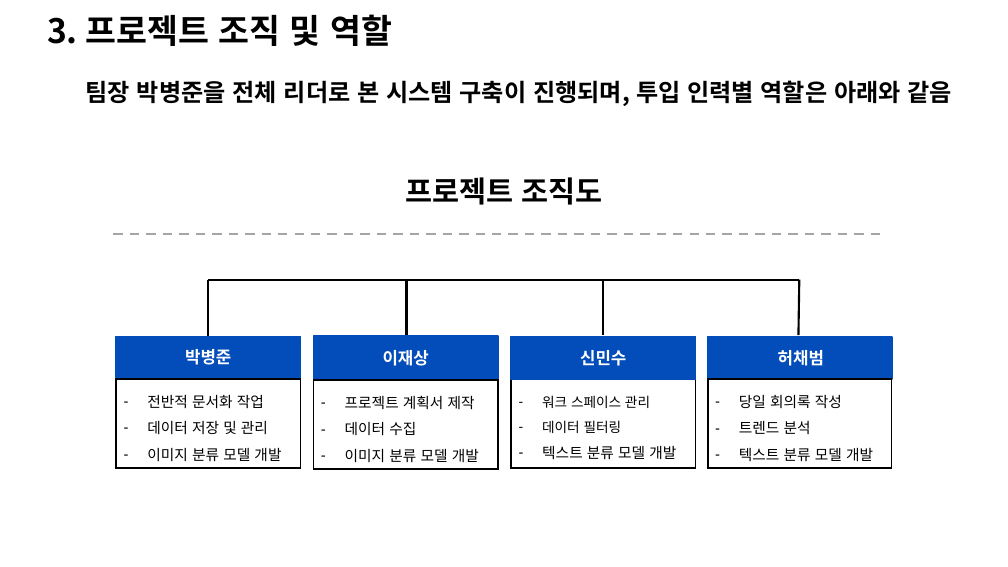
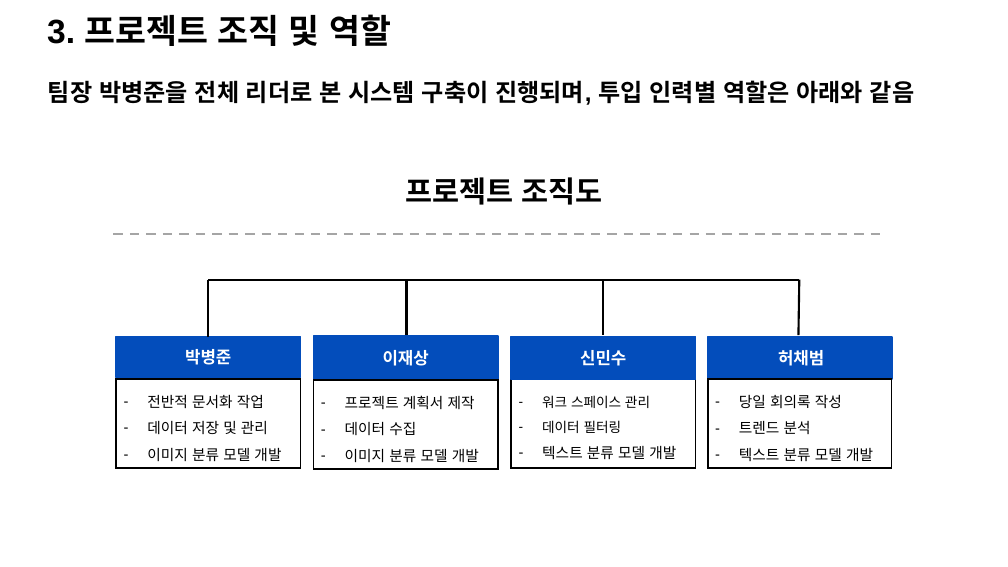
Before and after one commit to knudatascientists/TEAM05-JOOONY-S, a slide deck: slide 5 of Document/1.프로젝트_계획서.pptx. Drawn at 1008x567 pixels with LibreOffice and Linux fonts; fonts in the diff are those of the drawing; background and template pictures are left out. Boxes give left, top, right and bottom in pixels: in the first picture for what was removed or moved away, otherwise in the second. Text is boxed around its words. In the diff, an @@ line names an element or a change of style, - is before the commit and + after.

```diff
--- a/Document/1.프로젝트_계획서.pptx
+++ b/Document/1.프로젝트_계획서.pptx
@@ title "3. 프로젝트 조직 및 역할" at (47,14,391,46): font Noto Sans CJK KR to Arial @@
@@ text "팀장 박병준을 전체 리더로 본 ..." at (48,80,914,105): font Noto Sans CJK KR to Arial; indent changed; less space between paragraphs @@
```
Also in this commit, not shown: 9 other slides changed, 14 other files.
